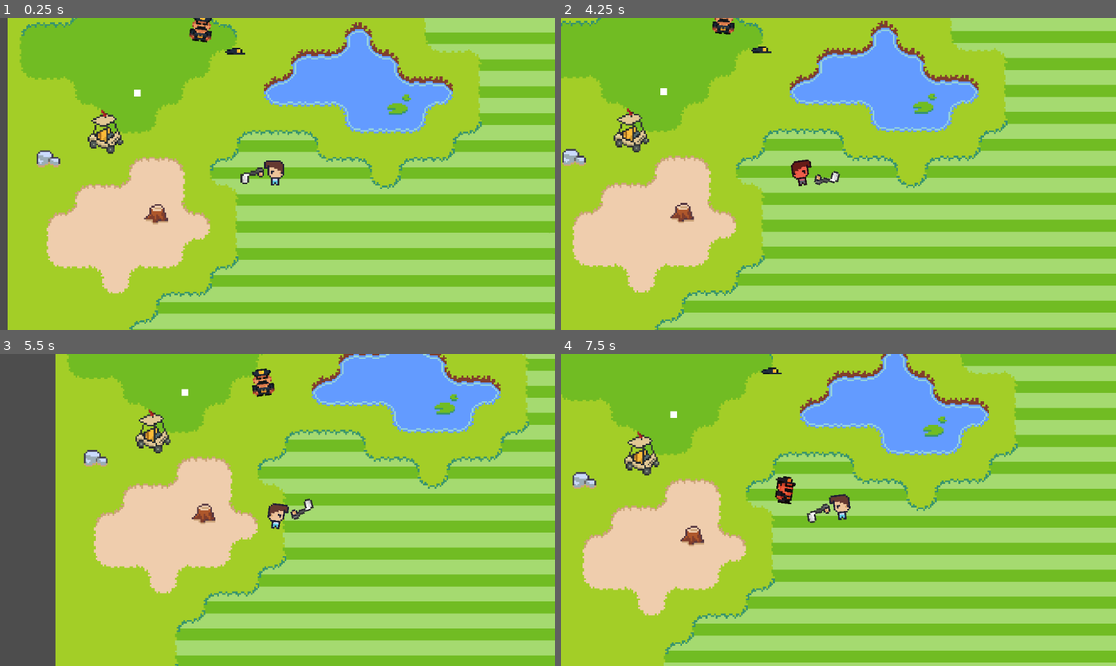
Above: before the commit, frames 1-4 (two rows, left to right).
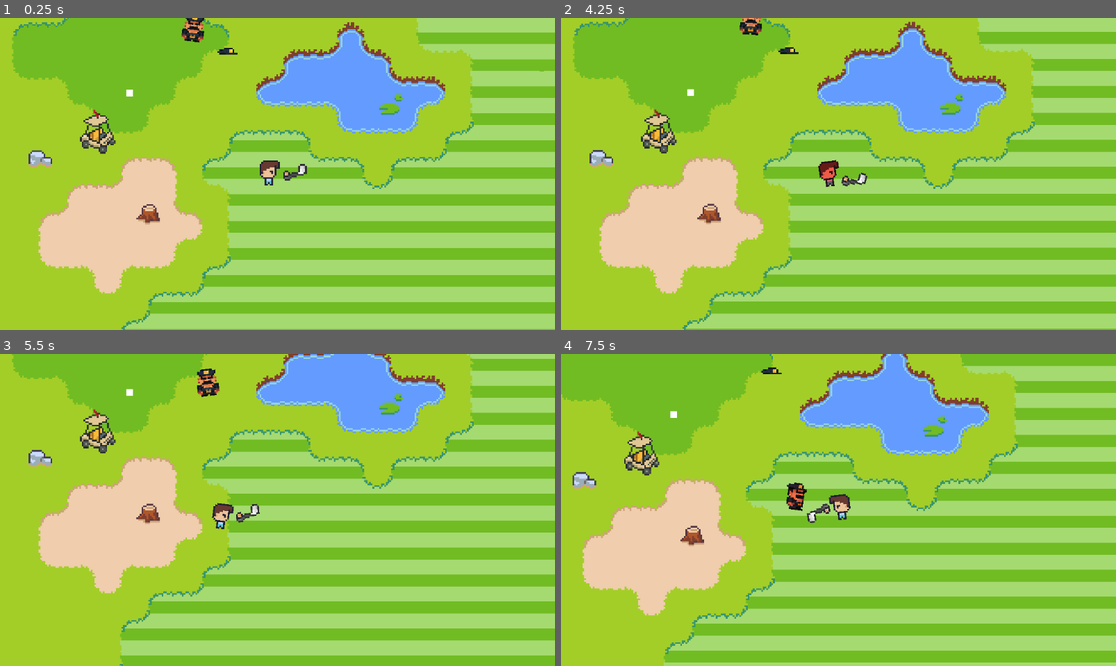
Above: after the commit, the same moments.

Repository: DiegoChiodi/Golf-Godot-HO-MY-GOLF
Game: Godot game, scene res://Scenes/RoomMaster.tscn
Same seed, same stepped clock (60 frames per second), same inputs: the game is played once before the commit and once after it.
Inputs (mouse positions are in pixels of both pictures, inside the frame that each line leads up to):
- Up to frame 1 (0.25 s): no input
- Up to frame 2 (4.25 s): move the mouse to (766, 39) at 0.52 s; press the mouse at (766, 39) at 0.53 s; hold D (move_right) 0.53-1.28 s; move the mouse to (727, 189) at 1.27 s; release the mouse at (727, 189) at 1.28 s; hold S (move_down) 1.28-2.03 s; tap Space (move_space) at 1.35, 2.85 s; move the mouse to (894, 105) at 2.02 s; press the mouse at (894, 105) at 2.03 s; hold D (move_right) 2.03-2.78 s; move the mouse to (810, 236) at 2.77 s; release the mouse at (810, 236) at 2.78 s; hold W (move_up) 2.78-3.53 s; move the mouse to (1005, 220) at 3.52 s; press the mouse at (1005, 220) at 3.53 s; hold A (move_left) from 3.53 s (still down); tap R (reset) at 4.15 s
- Up to frame 3 (5.5 s): move the mouse to (160, 357) at 4.27 s; release the mouse at (160, 357) at 4.28 s; tap Space (move_space) at 4.35 s; move the mouse to (305, 510) at 5.02 s; release A (move_left) at 5.03 s; press the mouse at (305, 510) at 5.03 s; hold S (move_down) from 5.03 s (still down)
- Up to frame 4 (7.5 s): move the mouse to (755, 432) at 5.77 s; release S (move_down) at 5.78 s; release the mouse at (755, 432) at 5.78 s; hold D (move_right) 5.78-6.53 s; tap Space (move_space) at 5.85, 7.35 s; move the mouse to (960, 494) at 6.52 s; press the mouse at (960, 494) at 6.53 s; hold W (move_up) 6.53-7.28 s; move the mouse to (727, 525) at 7.27 s; release the mouse at (727, 525) at 7.28 s; hold D (move_right) from 7.28 s (still down)

The runs differ from the first frame. In frame 1, 11% of the frame differs, in the area x 0-100%, y 0-100%; in frame 2, 26%; in frame 3, 41%, in the area x 0-96%, y 0-100%; in frame 4, 0.4%.

Commit message:
Camera Limit

Diff:
--- a/Scenes/GolfClub.tscn
+++ b/Scenes/GolfClub.tscn
@@ -4,7 +4,7 @@
 [ext_resource type="Texture2D" uid="uid://drx4ms06agav5" path="res://Art assets/GolfStelClub.png" id="2_7dk7q"]
 
 [sub_resource type="RectangleShape2D" id="RectangleShape2D_jb2yw"]
-size = Vector2(8.77379, 7.86632)
+size = Vector2(4.46789, 4.46789)
 
 [node name="bod_golfClub" type="Node2D"]
 script = ExtResource("1_nm6ro")
@@ -16,7 +16,7 @@
 [node name="are_attack" type="Area2D" parent="."]
 
 [node name="col_attack" type="CollisionShape2D" parent="are_attack"]
-position = Vector2(3.21808, 19.4882)
+position = Vector2(3, 19)
 rotation = -0.420064
 shape = SubResource("RectangleShape2D_jb2yw")
 
--- a/Scenes/World.tscn
+++ b/Scenes/World.tscn
@@ -1,7 +1,8 @@
-[gd_scene load_steps=11 format=4 uid="uid://dmlcaxedukan0"]
+[gd_scene load_steps=12 format=4 uid="uid://dmlcaxedukan0"]
 
 [ext_resource type="Script" uid="uid://b4sqodwevmsqt" path="res://Scripts/World.gd" id="1_gjpho"]
 [ext_resource type="Texture2D" uid="uid://bo7feg3anb7e3" path="res://Art assets/tileSet.png" id="2_5nsto"]
+[ext_resource type="Script" uid="uid://yc11swo443kc" path="res://Scripts/TileManager.gd" id="3_uo7di"]
 [ext_resource type="PackedScene" uid="uid://oxhjgdfmxxch" path="res://Scenes/GolfCart.tscn" id="4_gjpho"]
 [ext_resource type="PackedScene" uid="uid://cu3ftopqq2vdn" path="res://Scenes/Ball.tscn" id="5_p70al"]
 [ext_resource type="Script" uid="uid://ckqax8xrfaijj" path="res://Scripts/BallShadow.gd" id="6_45d1s"]
@@ -112,17 +113,18 @@
 position = Vector2(71, 1)
 script = ExtResource("1_gjpho")
 
-[node name="TileMap2" type="TileMap" parent="."]
+[node name="TileManager" type="TileMap" parent="."]
 z_index = -1
 tile_set = SubResource("TileSet_q2d71")
 format = 2
+script = ExtResource("3_uo7di")
 
-[node name="TileMap" type="TileMapLayer" parent="TileMap2"]
+[node name="Ground" type="TileMapLayer" parent="TileManager"]
 position = Vector2(-71, -1)
 tile_map_data = PackedByteArray("AAAAAAAAAAAKAAQAAAABAAAAAAAKAAQAAAACAAAAAAAKAAQAAAADAAAAAAAKAAQAAAAEAAAAAAAAAAMAAAAFAA …(12352 unchanged characters)…
 tile_set = SubResource("TileSet_q2d71")
 
-[node name="TileMap2" type="TileMapLayer" parent="TileMap2"]
+[node name="TileMap2" type="TileMapLayer" parent="TileManager"]
 position = Vector2(-71, -1)
 tile_map_data = PackedByteArray("AAABAAcAAAAEAAgAAAAFAAkAAAAFAAgAAAAOAAUAAAAFAAkAAAAOAAEAAAADAAUAAAAKAAEAAAAFAAMAAAALAAEAAAAFAAMAAAALAAAAAAAFAAMAAAAKAAAAAAAFAAMAAAAJAAAAAAAFAAMAAAAMAAAAAAAFAAMAAAAJAAYAAAAGAAgAAAAJAAcAAAAGAAkAAAA=")
 tile_set = SubResource("TileSet_q2d71")
@@ -153,3 +155,6 @@
 
 [node name="golfClub" parent="." instance=ExtResource("8_q2d71")]
 position = Vector2(131, 127)
+
+[node name="roomSize" type="Marker2D" parent="."]
+position = Vector2(521, 335)
--- a/Scenes/World2.tscn
+++ b/Scenes/World2.tscn
@@ -112,17 +112,17 @@
 position = Vector2(71, 1)
 script = ExtResource("1_jjfra")
 
-[node name="TileMap2" type="TileMap" parent="."]
+[node name="TileManager" type="TileMap" parent="."]
 z_index = -1
 tile_set = SubResource("TileSet_iqjsl")
 format = 2
 
-[node name="TileMap" type="TileMapLayer" parent="TileMap2"]
+[node name="TileMap" type="TileMapLayer" parent="TileManager"]
 position = Vector2(-71, -1)
 tile_map_data = PackedByteArray("AAAAAAAAAAAKAAQAAAABAAAAAAAKAAQAAAACAAAAAAAKAAQAAAADAAAAAAAKAAQAAAAEAAAAAAAAAAMAAAAFAA …(12352 unchanged characters)…
 tile_set = SubResource("TileSet_iqjsl")
 
-[node name="TileMap2" type="TileMapLayer" parent="TileMap2"]
+[node name="TileMap2" type="TileMapLayer" parent="TileManager"]
 position = Vector2(-71, -1)
 tile_map_data = PackedByteArray("AAABAAcAAAAEAAgAAAAFAAkAAAAFAAgAAAAOAAUAAAAFAAkAAAAOAAEAAAADAAUAAAAKAAEAAAAFAAMAAAALAAEAAAAFAAMAAAALAAAAAAAFAAMAAAAKAAAAAAAFAAMAAAAJAAAAAAAFAAMAAAAMAAAAAAAFAAMAAAAJAAYAAAAGAAgAAAAJAAcAAAAGAAkAAAA=")
 tile_set = SubResource("TileSet_iqjsl")
--- a/Scenes/roomContainer.tscn
+++ b/Scenes/roomContainer.tscn
@@ -2,5 +2,5 @@
 
 [ext_resource type="Script" uid="uid://dqnj5mu8dlb4r" path="res://Scripts/WorldContainer.gd" id="1_n7fbt"]
 
-[node name="nod_roomContainer" type="Node2D"]
+[node name="roomContainer" type="Node2D"]
 script = ExtResource("1_n7fbt")
--- a/Scripts/Camera.gd
+++ b/Scripts/Camera.gd
@@ -53,3 +53,9 @@
 		lissing += 2 * delta
 		lissing = clamp(lissing,0,10)
 		camera.zoom = camera.zoom.lerp(Vector2(normalZoom,normalZoom), delta * 2)"""
+
+func setLimit(_limit : Vector2) -> void:
+	self.limit_left = 0
+	self.limit_top = 0
+	self.limit_right = _limit.x
+	self.limit_bottom = _limit.y
--- a/Scripts/GameManager.gd
+++ b/Scripts/GameManager.gd
@@ -9,6 +9,8 @@
 
 func init(main : Node2D):
 	self.camera.setup(player)
+	camera.limit_left = 0
+	camera.limit_top = 0
 	main.add_child(camera)
 	main.add_child(player)
 	self.worldContainer.setup(player, camera)
--- a/Scripts/Hand.gd
+++ b/Scripts/Hand.gd
@@ -11,6 +11,7 @@
 	look_at(get_global_mouse_position())
 	var dirMouse : Vector2 = (get_global_mouse_position() - self.player.global_position).normalized()
 	rotation = dirMouse.angle()
+
 	global_position = player.global_position + Vector2(10,10) * dirMouse
 
 func setup(_player : Player) -> void:
--- /dev/null
+++ b/Scripts/TileManager.gd
@@ -0,0 +1,12 @@
+extends TileMap
+
+@onready var ground = $Ground
+@onready var tileSize = ground.tile_set.tile_size
+# Called when the node enters the scene tree for the first time.
+func _ready() -> void:
+	print(str(tileSize))
+
+
+# Called every frame. 'delta' is the elapsed time since the previous frame.
+func _process(delta: float) -> void:
+	pass
--- a/Scripts/World.gd
+++ b/Scripts/World.gd
@@ -4,6 +4,7 @@
 @onready var ball: Node2D = $ball
 @onready var guard = $securityGuard
 @onready var golfClub = $golfClub
+@onready var roomSize = $roomSize.position
 
 #Functions ----------------
 func _ready():
@@ -11,6 +12,8 @@
 	camera.position = player.position
 	guard.setup(player, self)
 	golfClub.setup(player)
+	camera.setLimit(roomSize)
+	camera.position = $PlayerSpawn.position
 
 func _process(delta):
 	#modulate = cor_rgb(255,255,0)
--- a/Scripts/WorldContainer.gd
+++ b/Scripts/WorldContainer.gd
@@ -1,5 +1,12 @@
-extends BaseScene
+extends Node2D
 class_name WorldContainer
+
+var player: Player
+var camera: Camera
+
+func setup(_player: Player, _camera: Camera) -> void:
+	player = _player
+	camera = _camera
 
 var currentRoom
 
Not shown, added: Scripts/TileManager.gd.uid
Not shown, changed: export_presets.cfg
Not shown, added: Builds/1.0.0.0/game.1.0.console.exe
Not shown, added: Builds/1.0.0.0/game.1.0.exe
